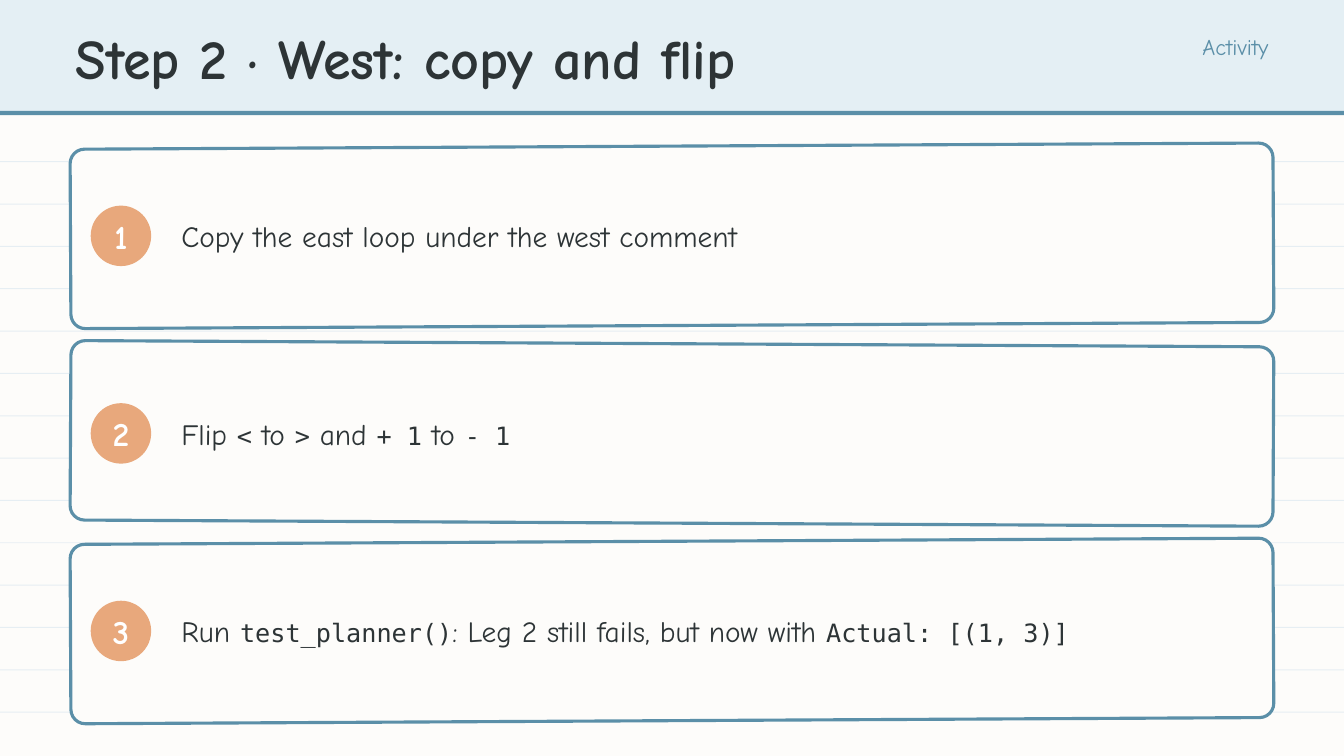
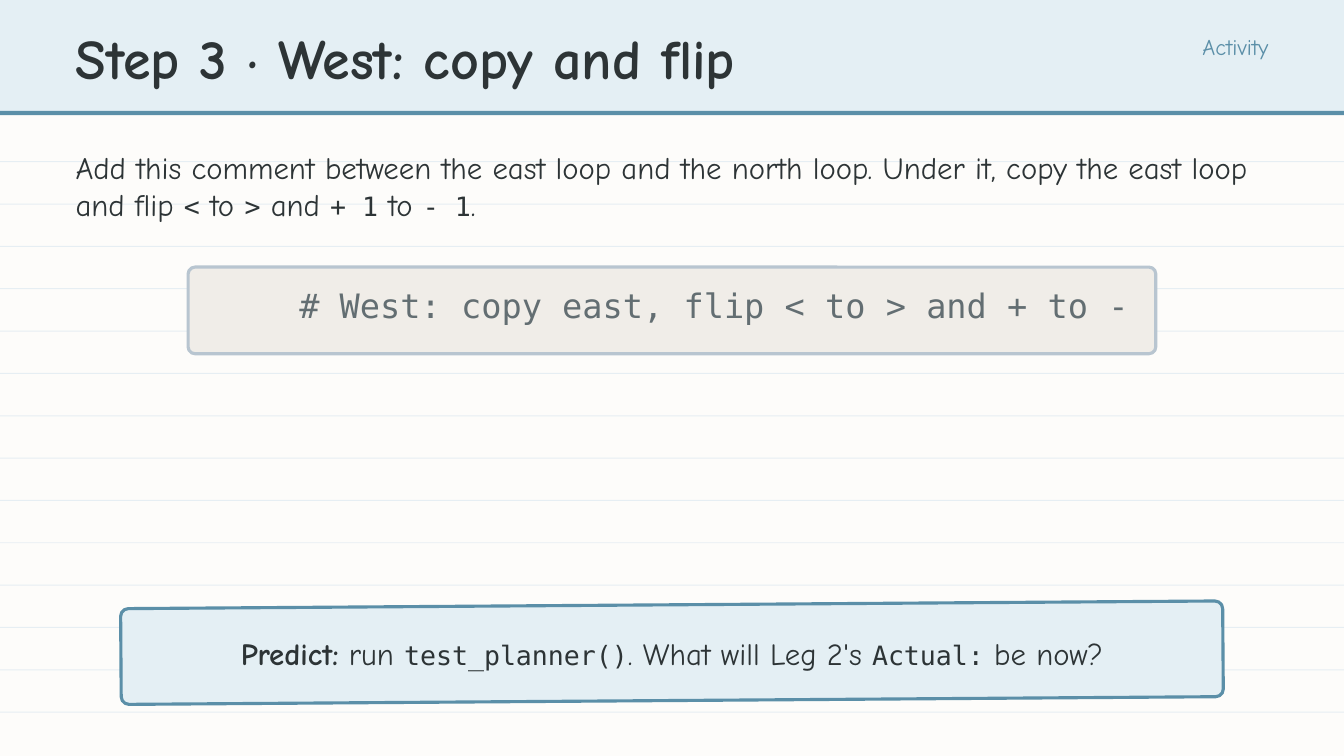
Before and after one commit to bradamiller/LearningPython, a slide deck: slide 10 of static/slides/module-04-manhattan/module-4-lesson-03-the-planner-every-direction.pptx (slide 9 before the commit). Drawn at 1344x756 pixels with LibreOffice and Linux fonts; fonts in the diff are those of the drawing. Boxes give left, top, right and bottom in pixels: in the first picture for what was removed or moved away, otherwise in the second. Text is boxed around its words. In the diff, an @@ line names an element or a change of style, - is before the commit and + after.

```diff
--- a/static/slides/module-04-manhattan/module-4-lesson-03-the-planner-every-direction.pptx
+++ b/static/slides/module-04-manhattan/module-4-lesson-03-the-planner-every-direction.pptx
@@ text at [76, 40, 735, 90]: text changed @@
-Step 2 · West: copy and flip
+Step 3 · West: copy and flip
@@ text added at [76, 158, 1248, 222], 22 pt, text #2D3436 @@
+Add this comment between the east loop and the north loop. Under it, copy the east loop and flip < to > and + 1 to - 1.
@@ ellipse removed at [91, 206, 151, 266] @@
@@ text removed at [114, 227, 127, 249] @@
-1
@@ text removed at [181, 227, 737, 253] @@
-Copy the east loop under the west comment
@@ rounded rectangle at [189, 267, 1156, 354]: fill #FDFCFA to #F0EDE8; outline #5B8FA8 2.25 pt to #B8C5D0 2.25 pt; rotation 359 to 0 degrees @@
@@ text "# West: copy east, flip ..." at [340, 292, 1088, 325]: vertical alignment middle to top @@
@@ text at [340, 292, 1088, 325]: text changed; size 21 to 24 pt; font Comic Neue to DejaVu Sans Mono; text colour #2D3436 to #636E72 @@
-Flip < to > and + 1 to - 1
+# West: copy east, flip < to > and + to -
@@ rounded rectangle removed at [70, 341, 1274, 526] @@
@@ ellipse removed at [91, 403, 151, 464] @@
@@ text removed at [113, 424, 130, 446] @@
-2
@@ ellipse removed at [91, 601, 151, 661] @@
@@ text removed at [113, 622, 130, 644] @@
-3
@@ rounded rectangle: place and size @@
-rounded rectangle at [70, 538, 1274, 724]
+rounded rectangle at [121, 601, 1223, 705]
@@ rounded rectangle at [121, 601, 1223, 705]: fill #FDFCFA to #E4EFF4 @@
@@ text at [241, 643, 1103, 671]: text changed; size 21 to 22 pt @@
-Run test_planner(): Leg 2 still fails, but now with Actual: [(1, 3)]
+Predict: run test_planner(). What will Leg 2's Actual: be now?
```
Also in this commit, not shown: 11 other slides changed, 7 slides added, 2 slides removed, 42 other files.
